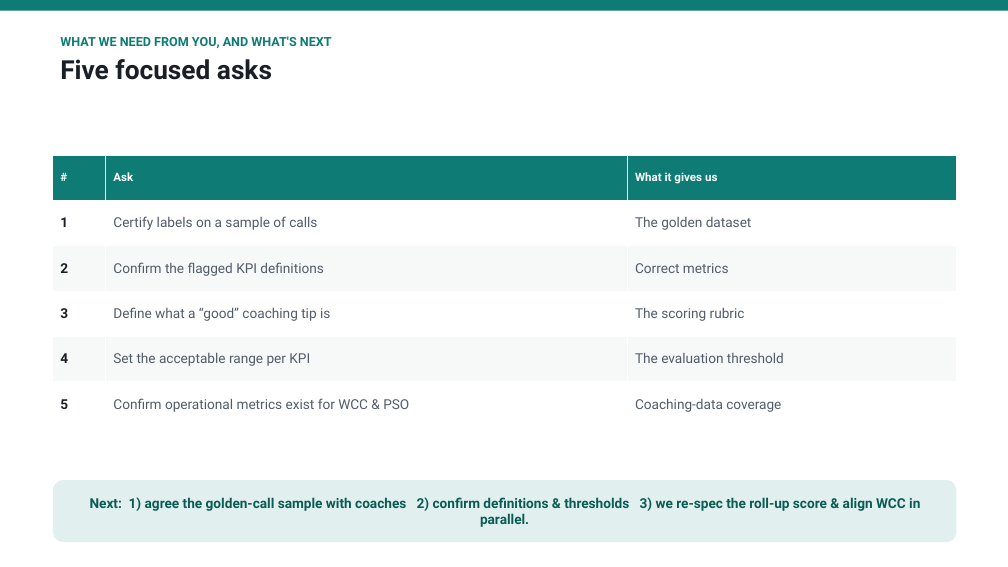
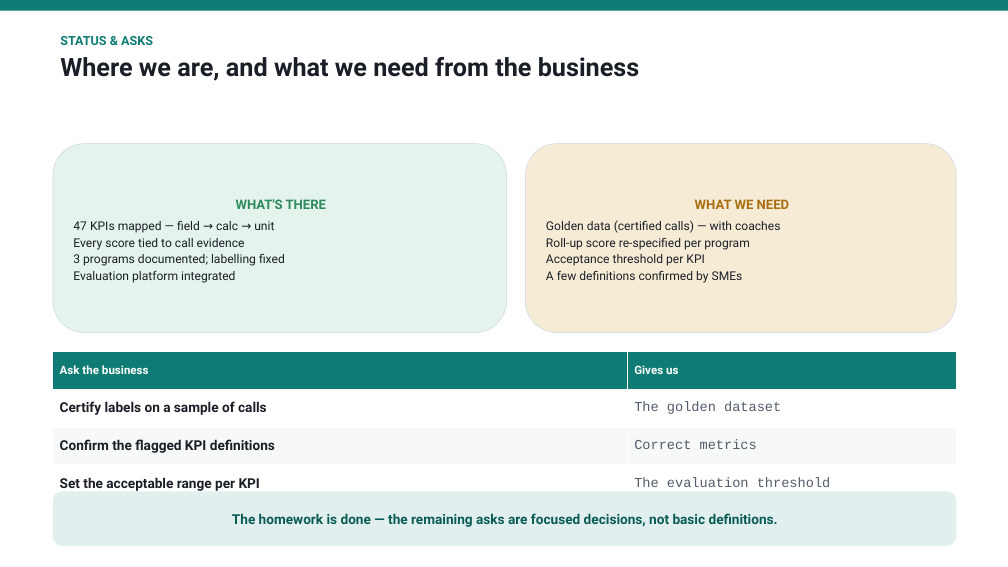
Before and after one commit to shyamanugu/LLMOps, a slide deck: slide 8 of usecases/ai_pipeline 2/docs/APIX_Metrics_Discussion.pptx. Drawn at 1008x567 pixels with LibreOffice and Linux fonts; fonts in the diff are those of the drawing. Boxes give left, top, right and bottom in pixels: in the first picture for what was removed or moved away, otherwise in the second. Text is boxed around its words. In the diff, an @@ line names an element or a change of style, - is before the commit and + after.

```diff
--- a/usecases/ai_pipeline 2/docs/APIX_Metrics_Discussion.pptx
+++ b/usecases/ai_pipeline 2/docs/APIX_Metrics_Discussion.pptx
@@ text at <box>60,36,640,81</box>: text changed; size 12 to 24 pt; text colour #0E7C74 to #1A1F27 @@
-WHAT WE NEED FROM YOU, AND WHAT'S NEXT
-Five focused asks
+STATUS & ASKS
+Where we are, and what we need from the business
@@ rounded rectangle added at <box>53,144,507,333</box>, fill #E4F3EB, outline #D9DFE5 0.75 pt, 11.5 pt, text #1A1F27 @@
+WHAT'S THERE
+47 KPIs mapped — field → calc → unit
+Every score tied to call evidence
+3 programs documented; labelling fixed
+Evaluation platform integrated
@@ rounded rectangle "WHAT WE NEED": place and size @@
-rounded rectangle "WHAT WE NEED" at <box>53,480,957,542</box>
+rounded rectangle "WHAT WE NEED" at <box>526,144,957,333</box>
@@ rounded rectangle "WHAT WE NEED" at <box>526,144,957,333</box>: fill #E1F0EE to #F6ECD6; outline none to #D9DFE5 0.75 pt @@
@@ text in rounded rectangle at <box>546,199,790,283</box>: text changed; size 13 to 11.5 pt; text colour #0A5B55 to #1A1F27; bold off @@
-Next: 1) agree the golden-call sample with coaches 2) confirm definitions & thresholds 3) we re-spec the roll-up score & align WCC in parallel.
+WHAT WE NEED
+Golden data (certified calls) — with coaches
+Roll-up score re-specified per program
+Acceptance threshold per KPI
+A few definitions confirmed by SMEs
@@ table at <box>53,352,957,503</box> @@
-# | Ask | What it gives us
-1 | Certify labels on a sample of calls | The golden dataset
-2 | Confirm the flagged KPI definitions | Correct metrics
-3 | Define what a “good” coaching tip is | The scoring rubric
-4 | Set the acceptable range per KPI | The evaluation threshold
-5 | Confirm operational metrics exist for WCC & PSO | Coaching-data coverage
+Ask the business | Gives us
+Certify labels on a sample of calls | The golden dataset
+Confirm the flagged KPI definitions | Correct metrics
+Set the acceptable range per KPI | The evaluation threshold
@@ table: place and size @@
-table at <box>53,155,957,427</box>
+table at <box>53,352,957,503</box>
@@ rounded rectangle added at <box>53,492,957,546</box>, fill #E1F0EE, 13 pt, text #0A5B55, bold @@
+The homework is done — the remaining asks are focused decisions, not basic definitions.
```
Also in this commit, not shown: 2 other slides changed, 5 slides added, 5 slides removed, 2 other files.
